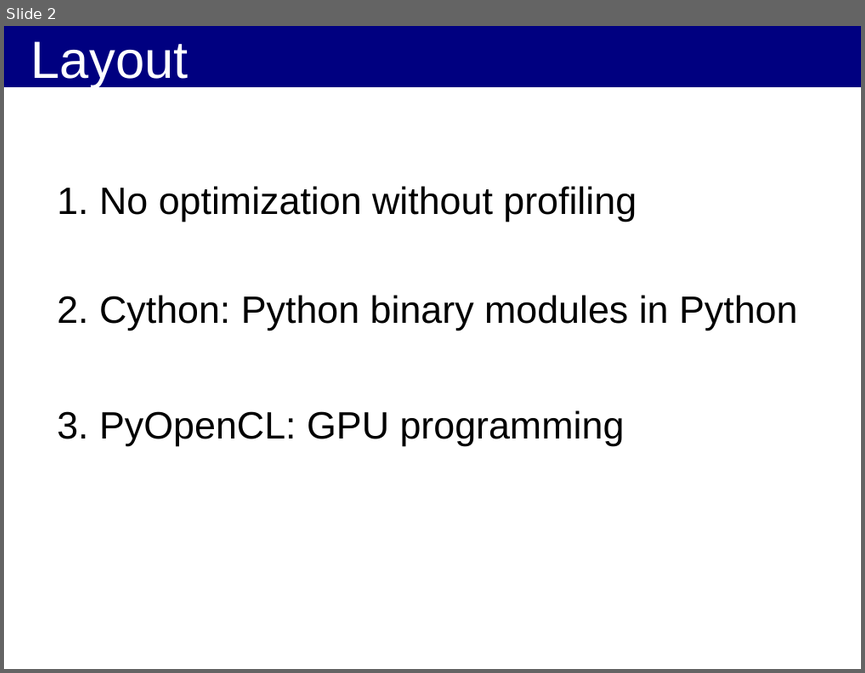
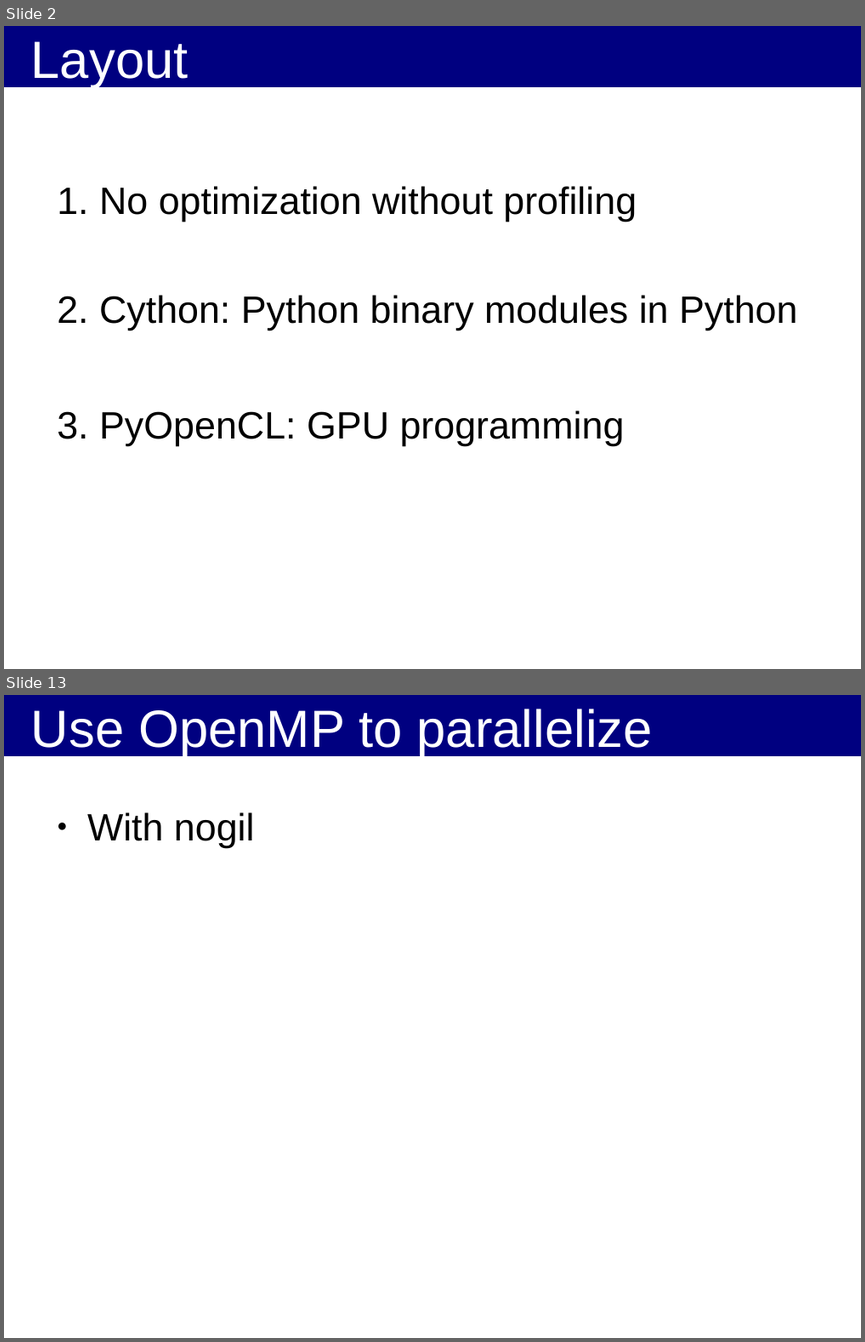
Before and after one commit to kif/HPP, a slide deck: Cython_OpenCL.odp. Shown one above the other, each under a label of ours: slide 2 before the commit, slides 2 and 13 after it; the slides between them are not shown. The pictures are 865x673 and 865x1342 pixels, drawn with LibreOffice and Linux fonts; fonts in the diff are those of the drawing; background and template pictures are left out. Boxes give left, top, right and bottom in pixels: in the first picture for what was removed or moved away, otherwise in the second. Text is boxed around its words. In the diff, an @@ line names an element or a change of style, - is before the commit and + after.

```diff
--- a/Cython_OpenCL.odp
+++ b/Cython_OpenCL.odp
@@ slide 13 added at bbox=[4, 695, 861, 1338], background #FFFFFF; not listed: 1 template element that a slide beside it also shows @@
@@ title added at bbox=[31, 709, 653, 757], 44 pt, text #FFFFFF @@
+Use OpenMP to parallelize
@@ text added at bbox=[87, 812, 255, 848], 32 pt, text #000000 @@
+● With nogil
```
Also in this commit, not shown: 3 slides changed, 9 other slides added, 1 other file.
